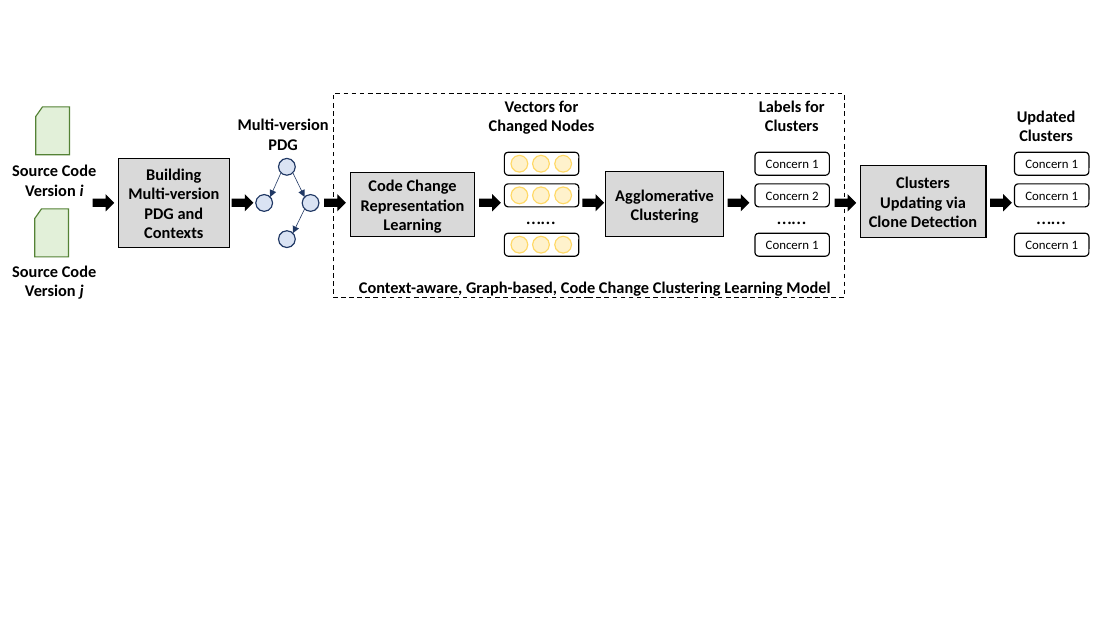
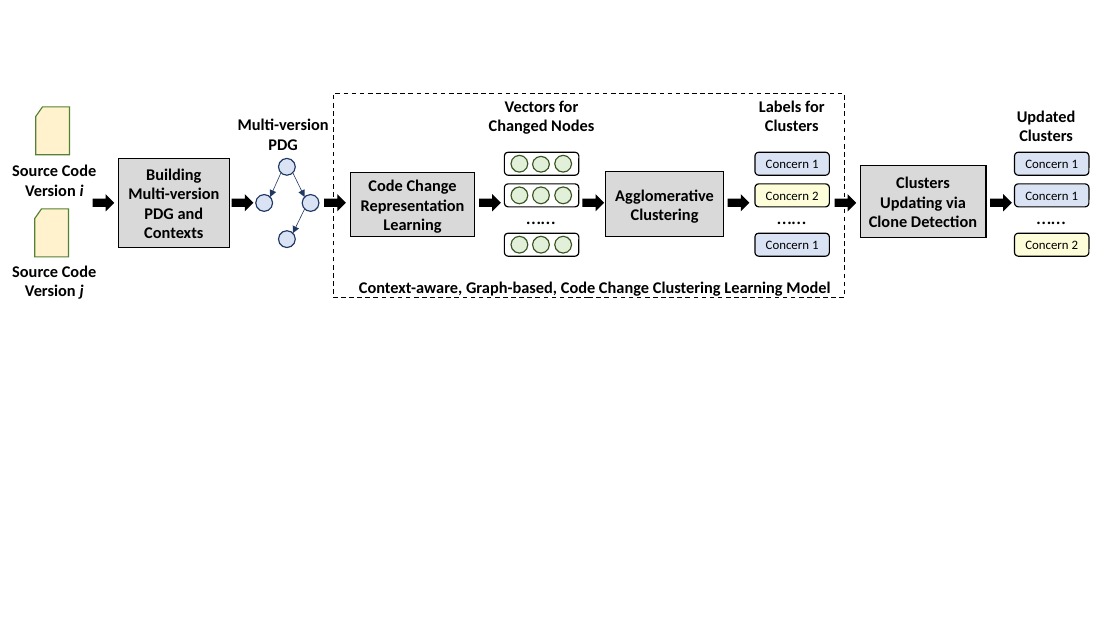
Before and after one commit to tien-n-nguyen/untangle, a slide deck: slide 6 of figures/Figures-Yi.pptx. Drawn at 1120x630 pixels with LibreOffice and Linux fonts; fonts in the diff are those of the drawing. Boxes give left, top, right and bottom in pixels: in the first picture for what was removed or moved away, otherwise in the second. Text is boxed around its words. In the diff, an @@ line names an element or a change of style, - is before the commit and + after.

```diff
--- a/figures/Figures-Yi.pptx
+++ b/figures/Figures-Yi.pptx
@@ flow chart punched card at (36,107,70,155): fill #E2F0D9 to #FFF2CC @@
@@ fill #FFF2CC to #E2F0D9; outline #FFD966 1 pt to #385723 1 pt in 9 elements at (555,155,571,172), (511,155,528,172), (555,187,571,204), (533,187,549,204), (511,187,528,204), (555,236,571,253), (533,236,549,253), (511,236,528,253), (533,157,550,173) @@
@@ flow chart punched card at (34,209,68,257): fill #E2F0D9 to #FFF2CC @@
@@ rounded rectangle "Concern 2" at (755,184,829,207): fill none to #FDFDD9 @@
@@ fill none to #DAE3F3 in 4 elements at (755,153,829,176), (755,234,829,256), (1014,153,1089,176), (1014,184,1089,207) @@
@@ rounded rectangle "Concern 2" at (1014,234,1089,256): fill none to #FDFDD9 @@
@@ text in rounded rectangle at (1025,240,1078,249): text changed @@
-Concern 1
+Concern 2
```
Also in this commit, not shown: 3 other files.
